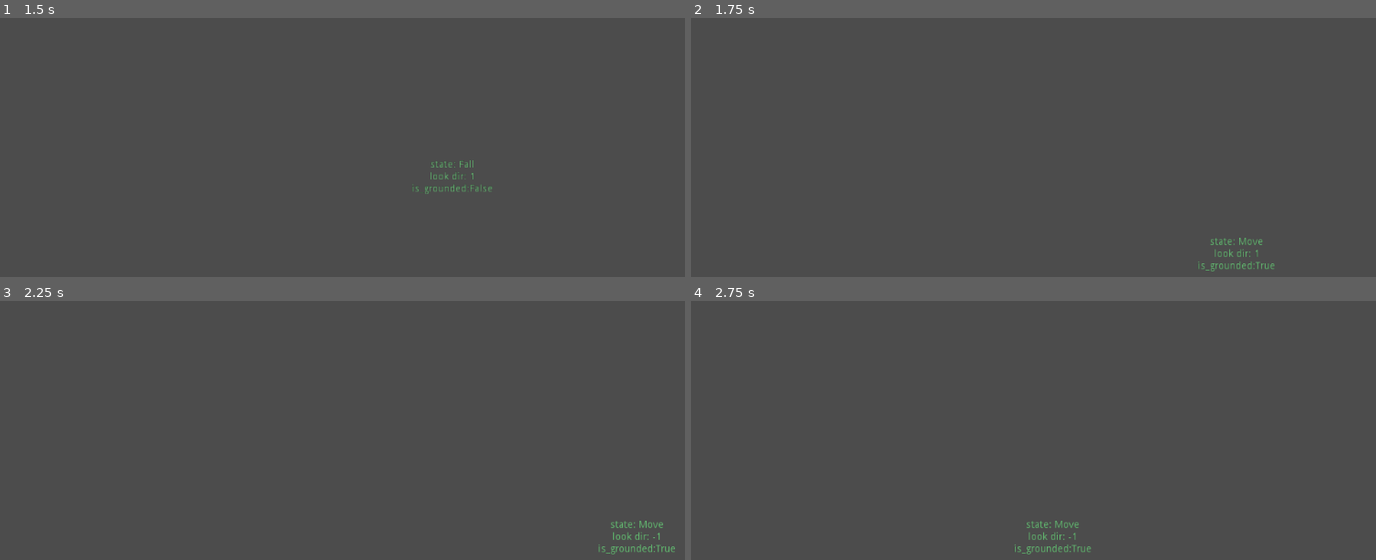
Above: before the commit, frames 1-4 (two rows, left to right).
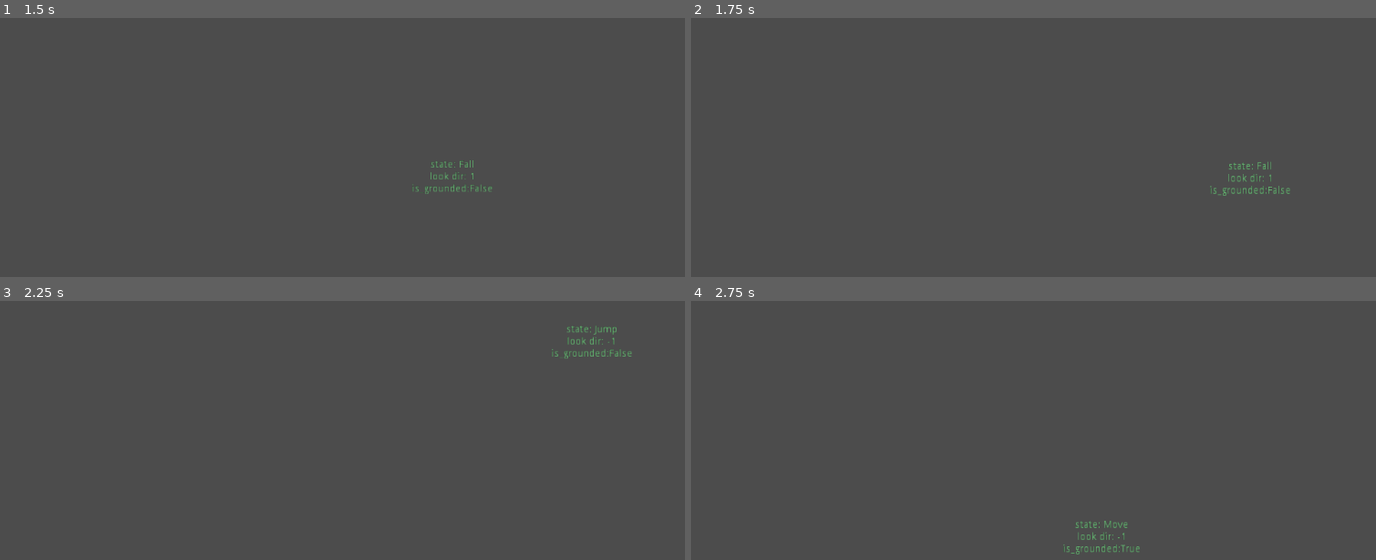
Above: after the commit, the same moments.

Repository: vicious987/slimeboy
Game: Godot game, scene res://Gameworld.tscn
Same seed, same stepped clock (60 frames per second), same inputs: the game is played once before the commit and once after it.
Inputs:
- Up to frame 1 (1.5 s): hold W (jump) 0.53-1.28 s; hold D (move_right) from 0.53 s (still down); tap W (jump) at 1.35 s
- Up to frame 2 (1.75 s): keep holding D (move_right); tap W (jump) at 1.52 s
- Up to frame 3 (2.25 s): tap W (jump) at 1.82 s; release D (move_right) at 2.03 s; hold A (move_left) from 2.03 s (still down); hold W (jump) from 2.03 s (still down)
- Up to frame 4 (2.75 s): keep holding A (move_left); keep holding W (jump)

Frame 1 is identical in both runs. In frame 2, 0.5% of the frame differs, in the area x 74-88%, y 55-98%; in frame 3, 0.6%, in the area x 80-99%, y 9-98%; in frame 4, 0.5%.

Commit message:
add double jump

Diff:
--- a/Player.gd
+++ b/Player.gd
@@ -1,6 +1,7 @@
 extends Node2D
 
 var look_direction:int = 1
+var double_jump = true
 #onready var player_motion = $KinematicBody2D2.current_state.qwe
 onready var STATE_MACHINE = $KinematicBody2D
 onready var DEBUG_LABEL = $KinematicBody2D/Label
--- a/project.godot
+++ b/project.godot
@@ -10,6 +10,11 @@
 
 _global_script_classes=[ {
 "base": "State",
+"class": "AirState",
+"language": "GDScript",
+"path": "res://states/AirState.gd"
+}, {
+"base": "State",
 "class": "GroundState",
 "language": "GDScript",
 "path": "res://states/GroundState.gd"
@@ -20,6 +25,7 @@
 "path": "res://states/State.gd"
 } ]
 _global_script_class_icons={
+"AirState": "",
 "GroundState": "",
 "State": ""
 }
--- /dev/null
+++ b/states/AirState.gd
@@ -0,0 +1,21 @@
+extends State
+class_name AirState
+
+export var jumps:int = 1
+#var jumps_left:int
+
+func enter(host:KinematicBody2D) -> void:
+	pass
+
+func exit(host:KinematicBody2D) -> void:
+	pass
+
+func handle_input(event:InputEvent) -> void:
+	return
+
+func update(host:KinematicBody2D, delta) -> void:
+	input_direction = get_input_direction()
+	update_look_direction(input_direction)
+
+	if input_direction == -1 and host.get_node("SurfaceDetector").is_next_to_left_wall():
+		emit_signal("done", "Wallslide")
--- a/states/FallState.gd
+++ b/states/FallState.gd
@@ -1,16 +1,20 @@
-extends State
+extends AirState
 
 export var horizontal_maneuverability:int = 600
 
 func enter(host:KinematicBody2D) -> void:
-	return
+	pass
+
 func exit(host:KinematicBody2D) -> void:
-	return
+	pass
+
 func handle_input(event:InputEvent) -> void:
-	return
+	if event.is_action_pressed("jump") and owner.double_jump:
+		owner.double_jump = false
+		emit_signal("done", "Jump")
+
 func update(host:KinematicBody2D, delta) -> void:
-	var input_direction = get_input_direction()
-	update_look_direction(input_direction)
+	.update(host, delta)
 
 	if host.is_on_floor() and motion.y >= 0:
 		if input_direction:
--- a/states/GroundState.gd
+++ b/states/GroundState.gd
@@ -1,5 +1,11 @@
 extends State
 class_name GroundState
+
+func enter(host):
+	owner.double_jump = true
+
+func exit(host):
+	pass
 
 func handle_input(event:InputEvent) -> void:
 	if event.is_action_pressed("jump"):
--- a/states/IdleState.gd
+++ b/states/IdleState.gd
@@ -1,4 +1,7 @@
 extends GroundState
+
+func enter(host):
+	.enter(host)
 
 func handle_input(event:InputEvent):
 	.handle_input(event)
@@ -11,8 +14,5 @@
 	host.move_and_slide(motion)
 	#print(motion)
 
-func enter(host):
-	pass
-
 func exit(host):
 	pass
--- a/states/Jump.gd
+++ b/states/Jump.gd
@@ -1,10 +1,11 @@
-extends State
+extends AirState
 
 export var jump_force:int = 1800
 var final_jump_force = jump_force + max_gravity_speed
 export var horizontal_maneuverability:int = 600
 
 func enter(host):
+	.enter(host)
 	motion.y = -final_jump_force
 
 func handle_input(event: InputEvent) -> void:
@@ -12,12 +13,7 @@
 		motion.y = 0
 
 func update(host:KinematicBody2D, delta):
-	var input_direction = get_input_direction()
-	update_look_direction(input_direction)
-
-
-	if input_direction == -1 and host.get_node("SurfaceDetector").is_next_to_left_wall():
-		emit_signal("done", "Wallslide")
+	.update(host, delta)
 	if motion.y > 0:
 		emit_signal("done", "Fall")
 
--- a/states/State.gd
+++ b/states/State.gd
@@ -18,6 +18,8 @@
 var motion = Vector2()
 export var max_gravity_speed:int = 1000
 export var gravity_speed:int = 200
+var input_direction:int
+var jumps_left:int
 
 func apply_gravity() -> void:
 	#if motion.y < max_gravity_speed:
